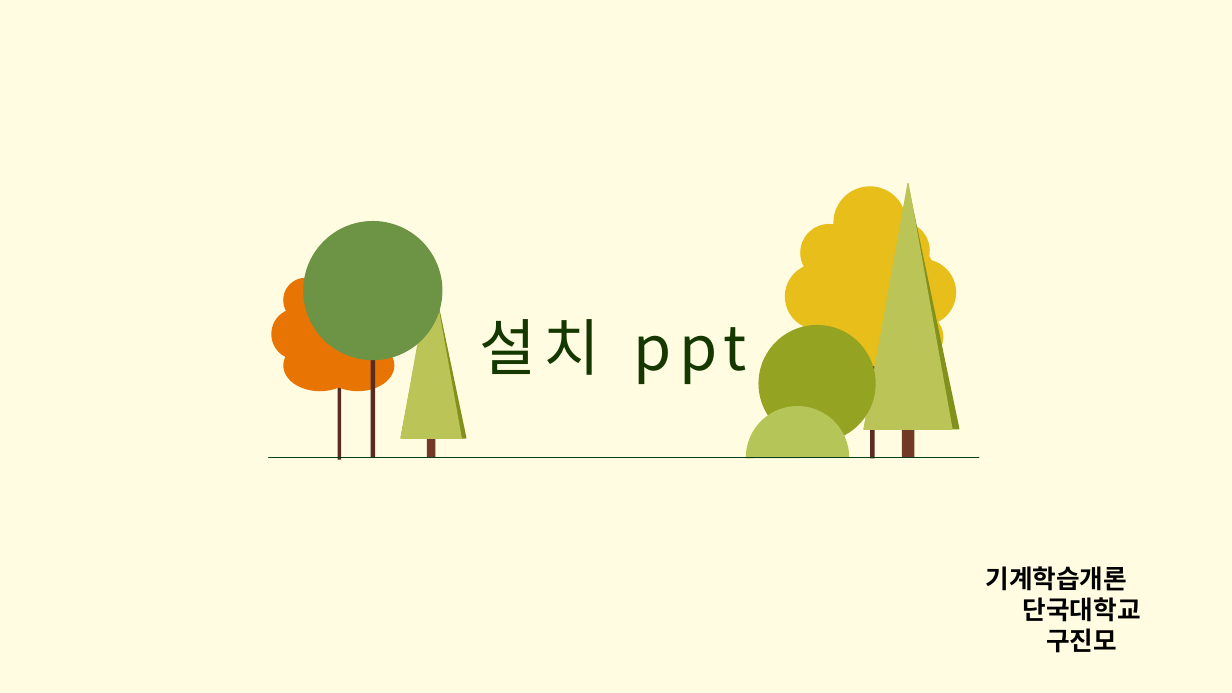
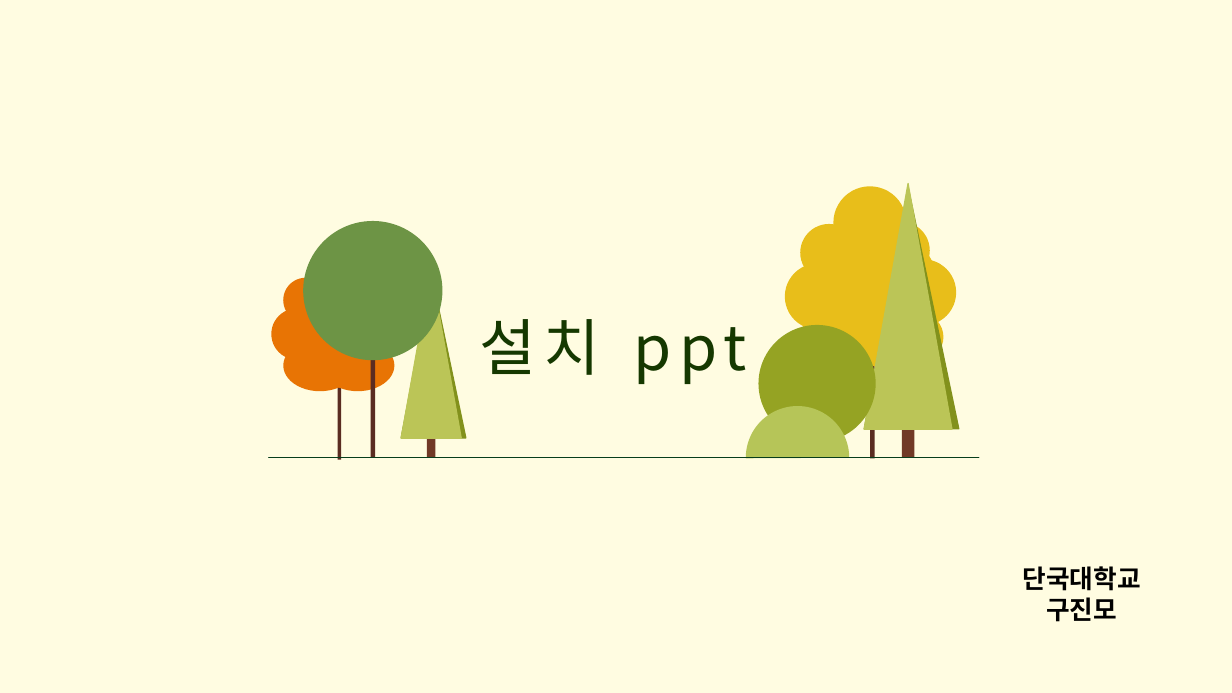
Before and after one commit to koos808/tensorflow-install_setting-guide, a slide deck: slide 1 of tensorflow install guide PPT.pptx. Drawn at 1232x693 pixels with LibreOffice and Linux fonts; fonts in the diff are those of the drawing. Boxes give left, top, right and bottom in pixels: in the first picture for what was removed or moved away, otherwise in the second. Text is boxed around its words. In the diff, an @@ line names an element or a change of style, - is before the commit and + after.

Commit message:
update PPT

```diff
--- a/tensorflow install guide PPT.pptx
+++ b/tensorflow install guide PPT.pptx
@@ text at [985, 566, 1127, 591]: paragraph removed @@
-기계학습개론
```
